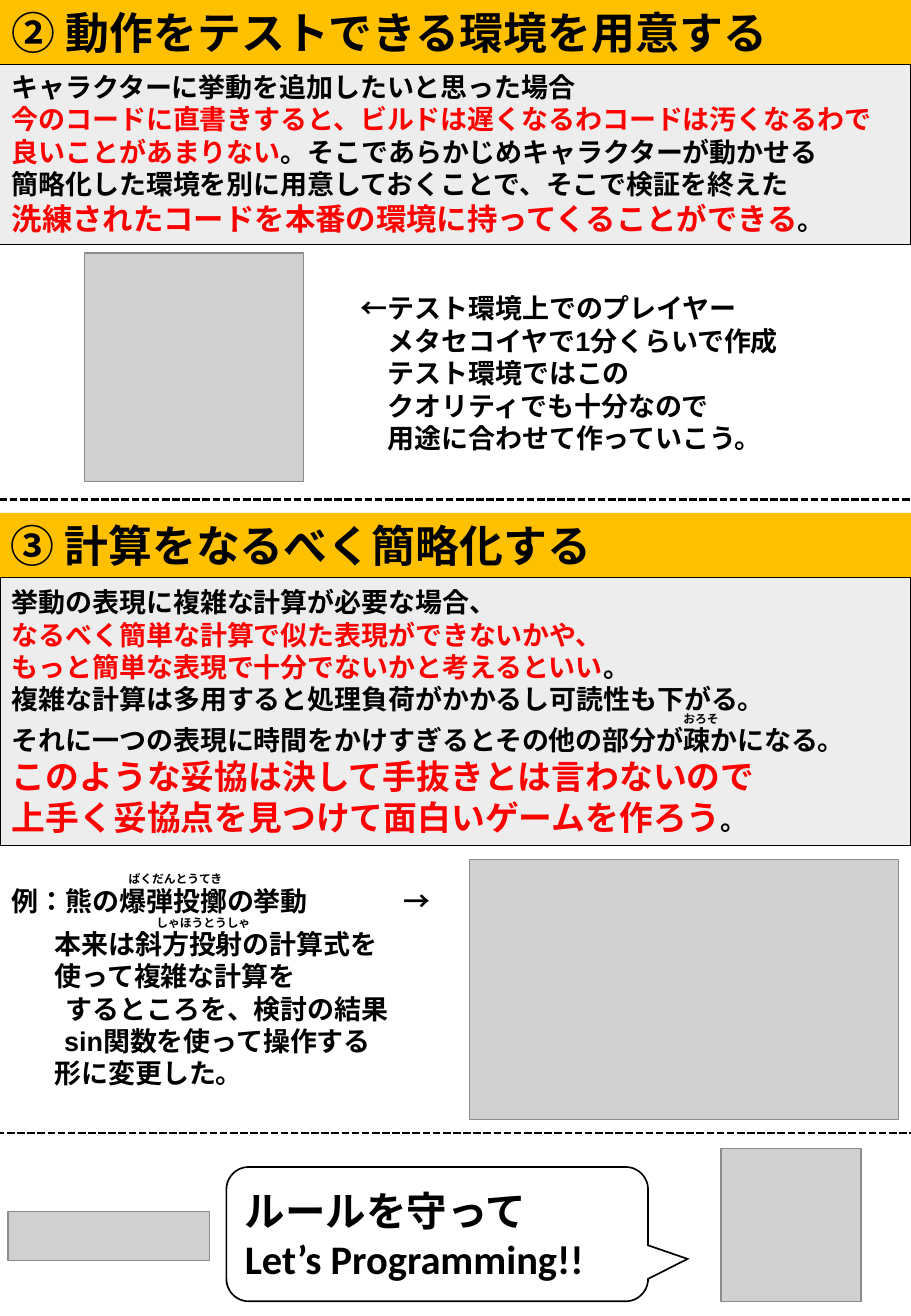
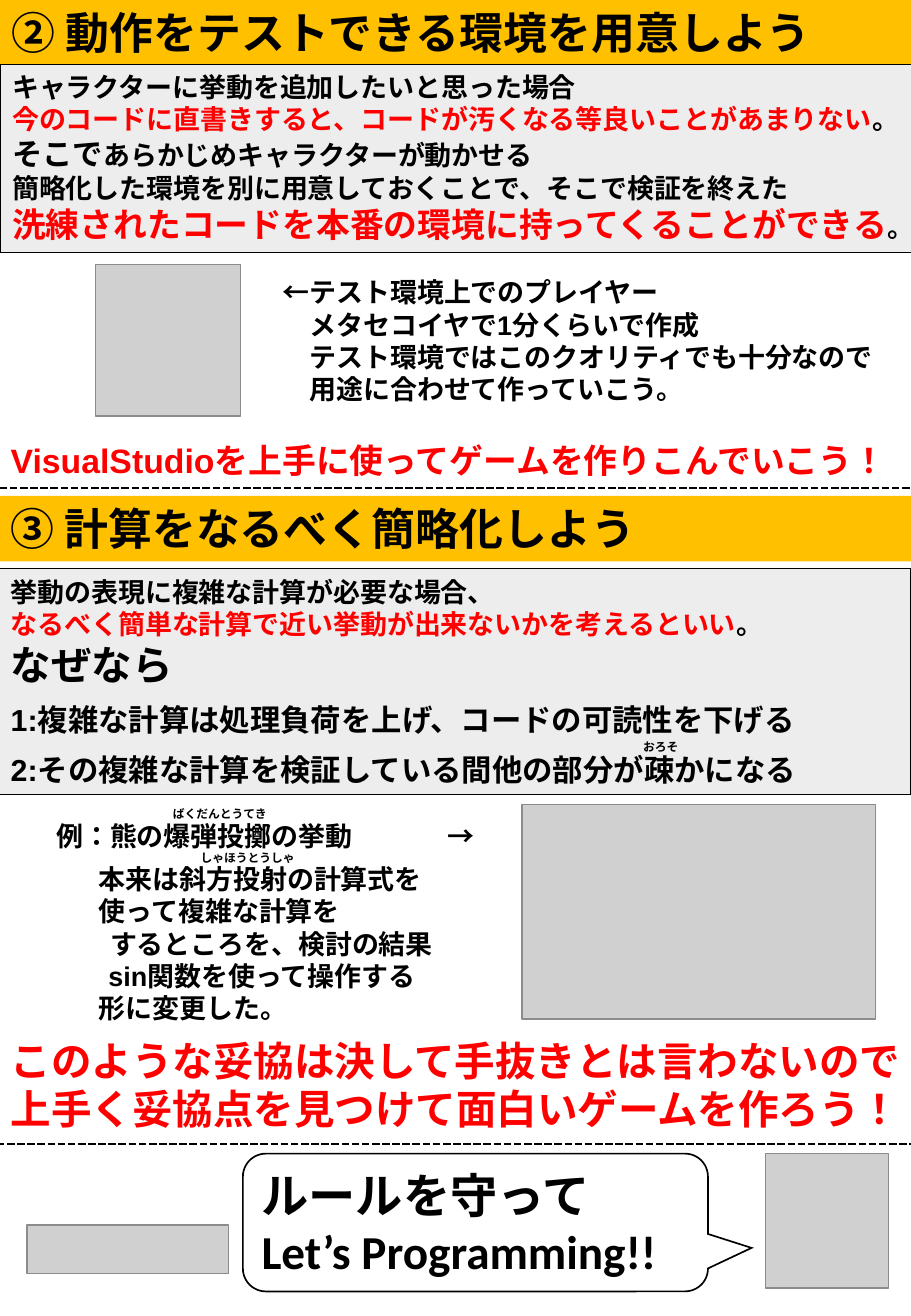
Before and after one commit to MikiyaMeguro/TEAM_B_OPEN, a slide deck: slide 2 of アーカイブ用/パワポ用/卒業制作のためのゲーム制作TIPS.pptx. Drawn at 911x1316 pixels with LibreOffice and Linux fonts; fonts in the diff are those of the drawing; grey boxes stand for pictures. Boxes give left, top, right and bottom in pixels: in the first picture for what was removed or moved away, otherwise in the second. Text is boxed around its words. In the diff, an @@ line names an element or a change of style, - is before the commit and + after.

```diff
--- a/アーカイブ用/パワポ用/卒業制作のためのゲーム制作TIPS.pptx
+++ b/アーカイブ用/パワポ用/卒業制作のためのゲーム制作TIPS.pptx
@@ text in rectangle at box(12, 11, 811, 53): text changed @@
-② 動作をテストできる環境を用意する
+② 動作をテストできる環境を用意しよう
@@ rectangle "キャラクターに挙動を追加したいと思った場合": place and size @@
-rectangle "キャラクターに挙動を追加したいと思った場合" at box(0, 64, 911, 244)
+rectangle "キャラクターに挙動を追加したいと思った場合" at box(0, 64, 911, 253)
@@ text in rectangle at box(12, 106, 900, 168): text changed @@
-今のコードに直書きすると、ビルドは遅くなるわコードは汚くなるわで
-良いことがあまりない。そこであらかじめキャラクターが動かせる
+今のコードに直書きすると、コードが汚くなる等良いことがあまりない。そこであらかじめキャラクターが動かせる
@@ text in rectangle at box(12, 208, 911, 240): size 18 to 20 pt in "洗練されたコードを本番の環境に持ってくることができる。" @@
@@ picture: place and size @@
-picture at box(85, 253, 304, 481)
+picture at box(96, 265, 241, 417)
@@ text "←テスト環境上でのプレイヤー": place and size @@
-text "←テスト環境上でのプレイヤー" at box(361, 295, 778, 451)
+text "←テスト環境上でのプレイヤー" at box(283, 279, 873, 402)
@@ text at box(310, 344, 873, 370): text changed @@
-テスト環境ではこの
-クオリティでも十分なので
+テスト環境ではこのクオリティでも十分なので
@@ text added at box(11, 446, 887, 476), 20 pt, text #FF0000, bold @@
+VisualStudioを上手に使ってゲームを作りこんでいこう！
@@ rectangle "③ 計算をなるべく簡略化しよう": place and size @@
-rectangle "③ 計算をなるべく簡略化しよう" at box(0, 513, 911, 578)
+rectangle "③ 計算をなるべく簡略化しよう" at box(0, 496, 911, 561)
@@ line moved from (0, 499) - (911, 499) to (0, 488) - (911, 488) @@
@@ text in rectangle at box(11, 507, 634, 549): text changed @@
-③ 計算をなるべく簡略化する
+③ 計算をなるべく簡略化しよう
@@ rectangle "挙動の表現に複雑な計算が必要な場合、": place and size @@
-rectangle "挙動の表現に複雑な計算が必要な場合、" at box(0, 577, 911, 844)
+rectangle "挙動の表現に複雑な計算が必要な場合、" at box(0, 568, 911, 796)
@@ text in rectangle at box(11, 611, 796, 784): text changed; size 16 to 18 pt; text colour #FF0000 to #000000 @@
-なるべく簡単な計算で似た表現ができないかや、
-もっと簡単な表現で十分でないかと考えるといい。
-複雑な計算は多用すると処理負荷がかかるし可読性も下がる。
-それに一つの表現に時間をかけすぎるとその他の部分が疎かになる。
-このような妥協は決して手抜きとは言わないので
-上手く妥協点を見つけて面白いゲームを作ろう。
+なるべく簡単な計算で近い挙動が出来ないかを考えるといい。
+なぜなら
+1:複雑な計算は処理負荷を上げ、コードの可読性を下げる
+2:その複雑な計算を検証している間他の部分が疎かになる
@@ text "おろそ": place and size @@
-text "おろそ" at box(683, 713, 718, 724)
+text "おろそ" at box(643, 741, 678, 752)
@@ 3 texts: place and size @@
-3 texts at box(12, 873, 389, 1086)
+3 texts at box(56, 808, 433, 1021)
@@ picture: place and size @@
-picture at box(470, 860, 899, 1120)
+picture at box(522, 805, 876, 1019)
@@ text added at box(11, 1041, 901, 1128), 24 pt, text #FF0000, bold @@
+このような妥協は決して手抜きとは言わないので
+上手く妥協点を見つけて面白いゲームを作ろう！
@@ line moved from (0, 1133) - (911, 1133) to (0, 1144) - (911, 1144) @@
@@ rounded speech box "ルールを守って": place and size @@
-rounded speech box "ルールを守って" at box(226, 1167, 647, 1302)
+rounded speech box "ルールを守って" at box(243, 1154, 708, 1291)
@@ rounded speech box "ルールを守って" at box(243, 1154, 708, 1291): size 24 to 28 pt @@
@@ picture: place and size @@
-picture at box(722, 1149, 861, 1302)
+picture at box(765, 1154, 888, 1289)
@@ picture: place and size @@
-picture at box(9, 1212, 210, 1261)
+picture at box(27, 1224, 228, 1273)
```
Also in this commit, not shown: 1 other slide changed.
